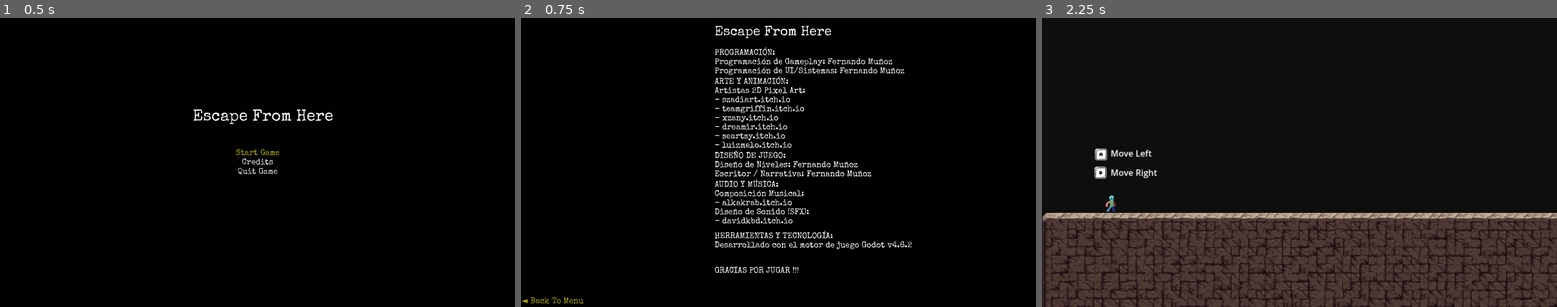
Above: before the commit, frames 1-3 (left to right).
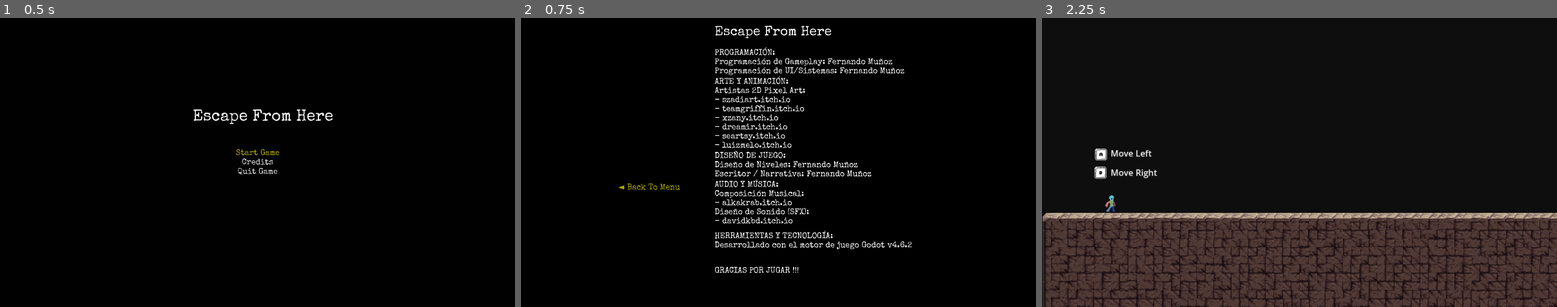
Above: after the commit, the same moments.

Repository: fernandoNic/entregas-ipv-Mu-ozFernando
Game: Godot game, scene res://scenes/title_screen.tscn
Two runs of this game, one before a commit and one after it. Both use one fixed random seed, a clock stepped at 60 frames per second and the inputs below.
Inputs:
- Up to frame 1 (0.5 s): no input
- Up to frame 2 (0.75 s): click "Credits" at 0.5 s
- Up to frame 3 (2.25 s): click "◄ Back To Menu" at 1.25 s; click "Start Game" at 2 s

Frame 1 is identical in both runs. In frame 2, 0.2% of the frame differs, in the area x 0-31%, y 57-99%; in frame 3, nothing differs.

Commit message:
se arregla los nodos de audio en title screen y se acomodo botono de retorno en pantalla de creditos

Diff:
--- a/final_boos/scape-from-here/scenes/credits.tscn
+++ b/final_boos/scape-from-here/scenes/credits.tscn
@@ -124,12 +124,12 @@
 
 [node name="back menu" type="Button" parent="." unique_id=1088347702]
 layout_mode = 1
-anchors_preset = 2
-anchor_top = 1.0
-anchor_bottom = 1.0
-offset_top = -42.0
-offset_right = 232.0
-grow_vertical = 0
+anchors_preset = -1
+anchor_top = 0.531
+anchor_bottom = 0.531
+offset_left = 360.0
+offset_top = 120.0
+grow_vertical = 2
 theme_override_colors/font_focus_color = Color(0.6862745, 0.65882355, 0.03529412, 1)
 theme_override_colors/font_hover_color = Color(0.6862745, 0.65882355, 0.03529412, 1)
 theme_override_fonts/font = ExtResource("1_0bpdh")
--- a/final_boos/scape-from-here/scenes/title_screen.tscn
+++ b/final_boos/scape-from-here/scenes/title_screen.tscn
@@ -101,11 +101,11 @@
 
 [node name="sfx" type="Node2D" parent="." unique_id=1584848047]
 
-[node name="bg_music" type="AudioStreamPlayer2D" parent="sfx" unique_id=170531162]
+[node name="bg_music" type="AudioStreamPlayer" parent="sfx" unique_id=1093580367]
 stream = ExtResource("3_s4lrb")
 autoplay = true
 
-[node name="navigation_sound" type="AudioStreamPlayer2D" parent="sfx" unique_id=474859564]
+[node name="navigation_sound" type="AudioStreamPlayer" parent="sfx" unique_id=1890547090]
 stream = ExtResource("4_mgrm8")
 
 [connection signal="focus_entered" from="VBoxContainer/start game" to="." method="_on_start_game_focus_entered"]
--- a/final_boos/scape-from-here/scripts/title_screen.gd
+++ b/final_boos/scape-from-here/scripts/title_screen.gd
@@ -1,6 +1,6 @@
 extends Control
 
-@onready var navigation_sound: AudioStreamPlayer2D = $sfx/navigation_sound
+@onready var navigation_sound: AudioStreamPlayer = $sfx/navigation_sound
 @onready var start_game: Button = $"VBoxContainer/start game"
 
 # Called when the node enters the scene tree for the first time.
